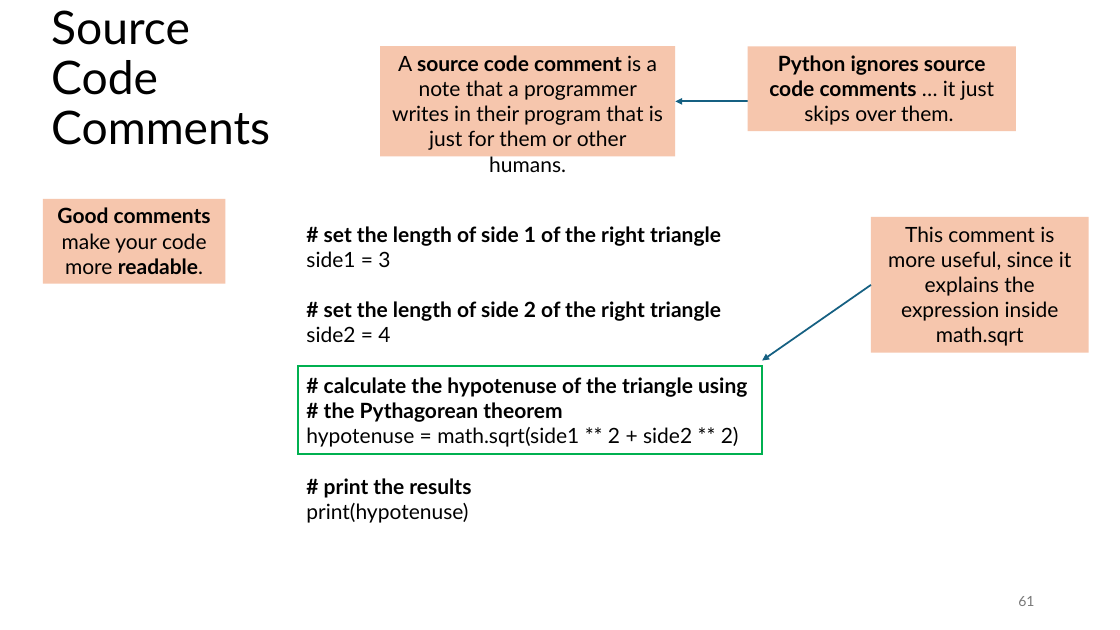
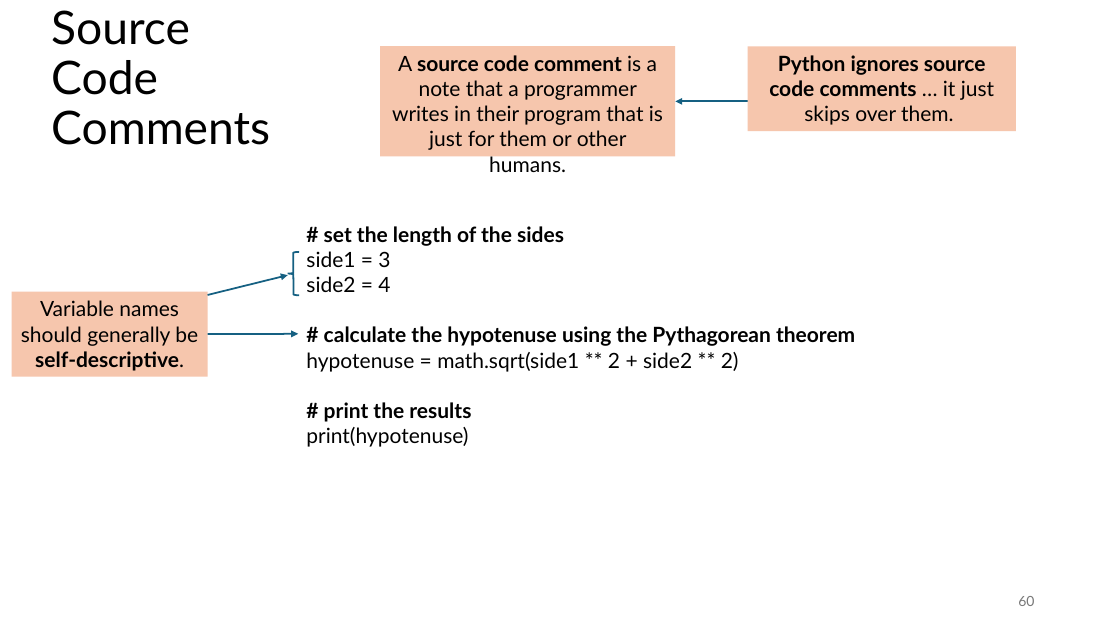
Before and after one commit to tjd1234/cmpt120spring2026, a slide deck: slide 60 of lecture_notes/chapter2/chapter2.pptx (slide 61 before the commit). Drawn at 1120x630 pixels with LibreOffice and Linux fonts; fonts in the diff are those of the drawing. Boxes give left, top, right and bottom in pixels: in the first picture for what was removed or moved away, otherwise in the second. Text is boxed around its words. In the diff, an @@ line names an element or a change of style, - is before the commit and + after.

```diff
--- a/lecture_notes/chapter2/chapter2.pptx
+++ b/lecture_notes/chapter2/chapter2.pptx
@@ rectangle removed at (x1=43, y1=199, x2=225, y2=284) @@
-Good comments make your code more readable.
@@ text at (x1=324, y1=226, x2=564, y2=246): text changed @@
-# set the length of side 1 of the right triangle
+# set the length of the sides
@@ rectangle removed at (x1=871, y1=217, x2=1089, y2=353) @@
-This comment is more useful, since it explains the expression inside math.sqrt
@@ left brace added at (x1=288, y1=252, x2=299, y2=296), outline #156082 1.5 pt @@
@@ rectangle added at (x1=12, y1=292, x2=208, y2=376), fill #F6C6AD, 18 pt, text #000000 @@
+Variable names should generally be self-descriptive.
@@ arrow added from (208, 295) to (288, 276), #156082 1.5 pt @@
@@ arrow removed from (871, 285) to (762, 360) @@
@@ text at (x1=324, y1=301, x2=721, y2=321): paragraph removed @@
-# set the length of side 2 of the right triangle
@@ text at (x1=324, y1=326, x2=855, y2=346): text changed @@
-# calculate the hypotenuse of the triangle using
-# the Pythagorean theorem
+# calculate the hypotenuse using the Pythagorean theorem
@@ arrow added from (208, 334) to (298, 334), #156082 1.5 pt @@
@@ rectangle removed at (x1=298, y1=365, x2=762, y2=454) @@
@@ page number at (x1=1018, y1=596, x2=1034, y2=606): text changed @@
-61
+60
```
Also in this commit, not shown: 9 other slides changed, 2 slides added, 1 slide removed, 3 other files.
